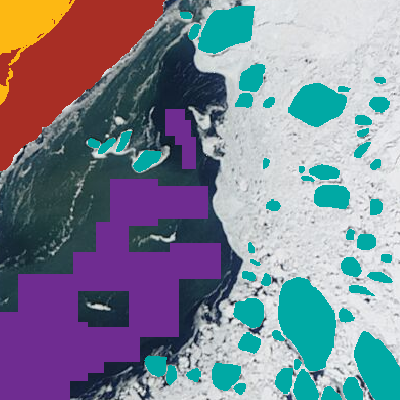
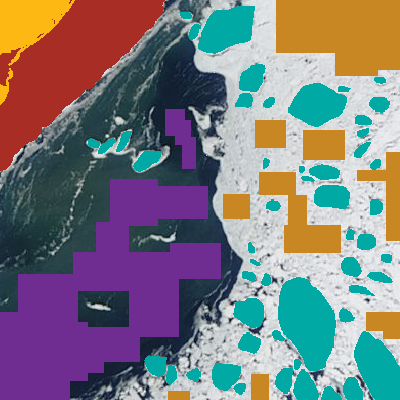
The second (400, 400) image is a revision of the first. Changes to its layers:
added layer "ice samples" (2nd of 2) above "water" over [168, 0, 400, 400]
